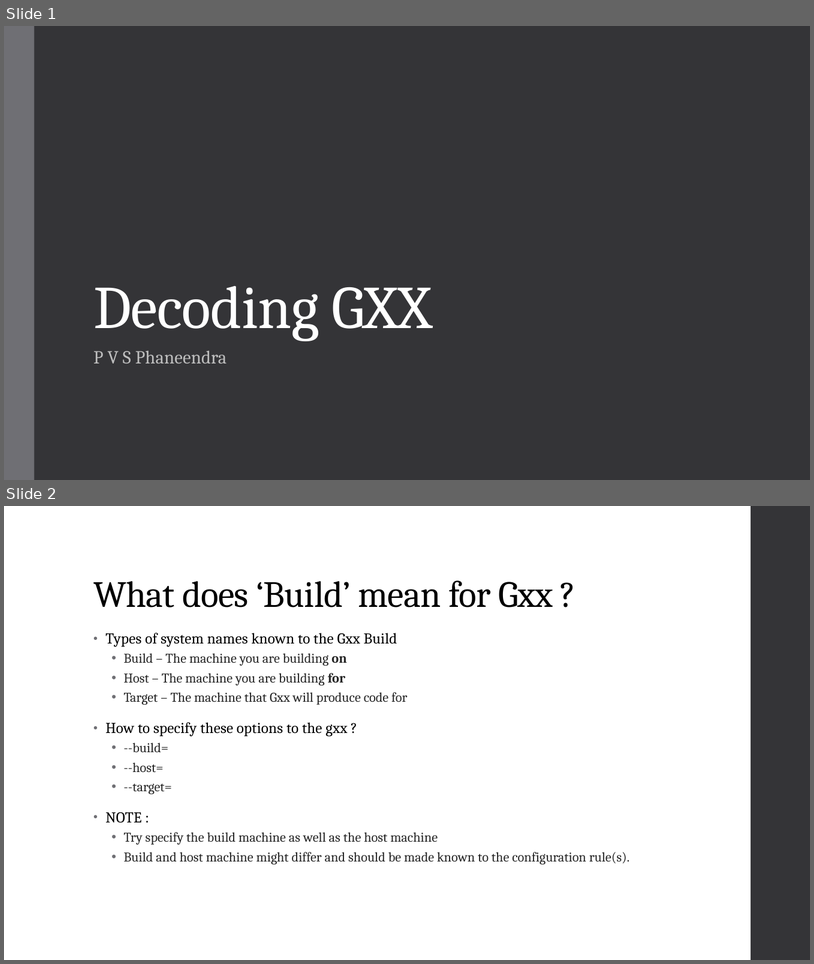
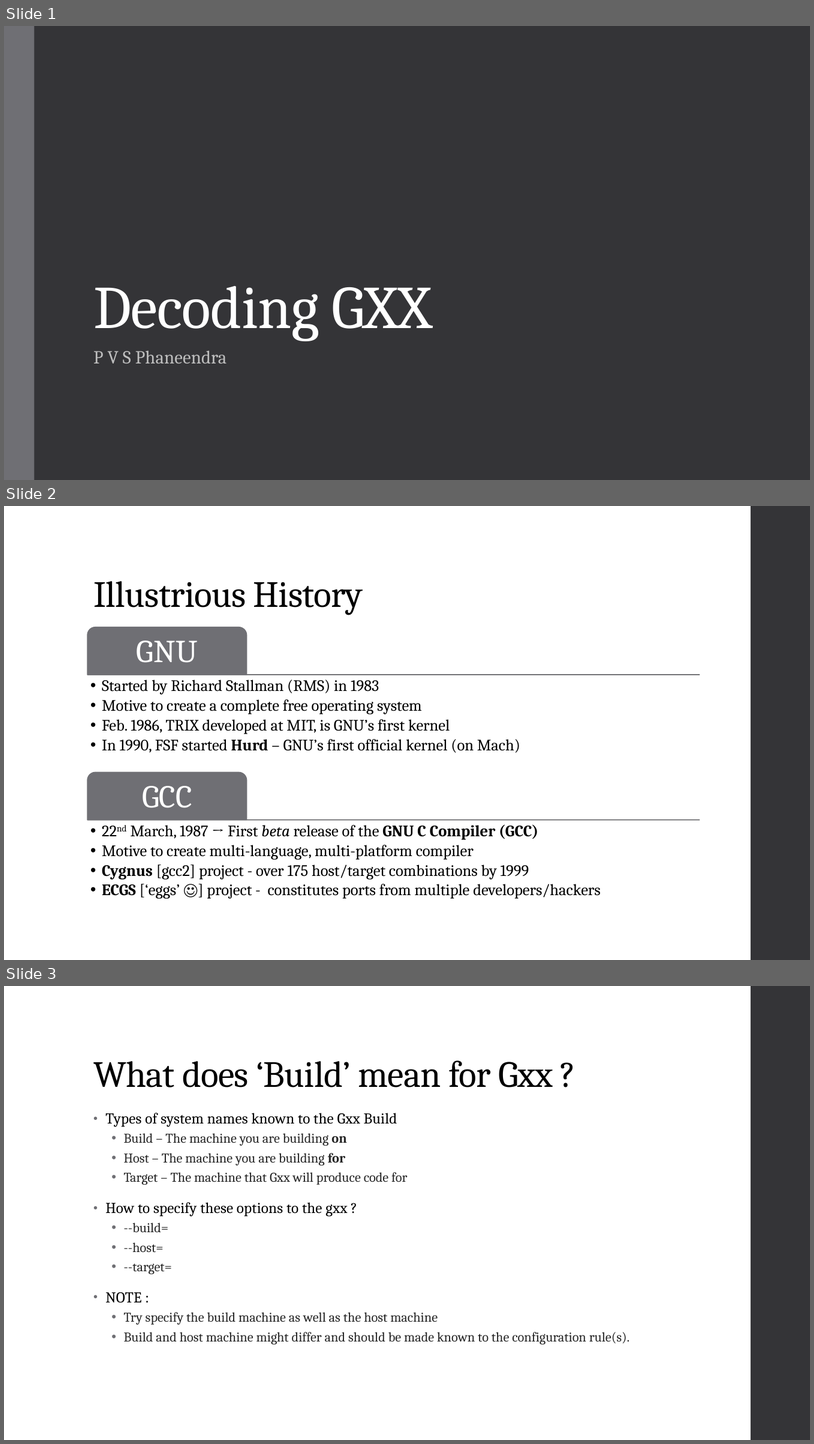
Before and after one commit to VSPhaneendraPaluri/decoding-gxx, a slide deck: slide-deck/DecodingGxx.pptx. Shown one above the other, each under a label of ours: slides 1 and 2 before the commit, slides 1, 2 and 3 after it. The pictures are 814x964 and 814x1444 pixels, drawn with LibreOffice and Linux fonts; fonts in the diff are those of the drawing. Boxes give left, top, right and bottom in pixels: in the first picture for what was removed or moved away, otherwise in the second. Text is boxed around its words. In the diff, an @@ line names an element or a change of style, - is before the commit and + after.

Commit message:
Updated slide-deck

```diff
--- a/slide-deck/DecodingGxx.pptx
+++ b/slide-deck/DecodingGxx.pptx
@@ slide 2 added at (4,506,810,960), background #FFFFFF; not listed: 1 template element that a slide beside it also shows @@
@@ title added at (93,581,363,615), 44 pt, text #000000 @@
+Illustrious History
@@ group added at (87,627,700,898): 4 texts, 2 lines, 2 round same rects @@
+GNU
+  •• Started by Richard Stallman (RMS) in 1983
+  •• Motive to create a complete free operating system
+  •• Feb. 1986, TRIX developed at MIT, is GNU’s first kernel
+  •• In 1990, FSF started Hurd – GNU’s first official kernel (on Mach)
+GCC
+  •• 22nd March, 1987 → First beta release of the GNU C Compiler (GCC)
+  •• Motive to create multi-language, multi-platform compiler
+  •• Cygnus [gcc2] project - over 175 host/target combinations by 1999
+  •• ECGS [‘eggs’ ☺] project - constitutes ports from multiple developers/hackers
@@ what was slide 2 is now slide 3 @@
```
